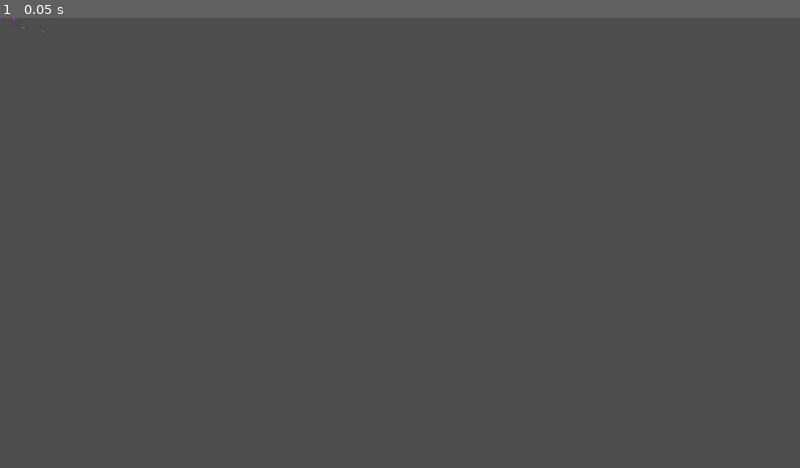
Above: before the commit, frame 1.
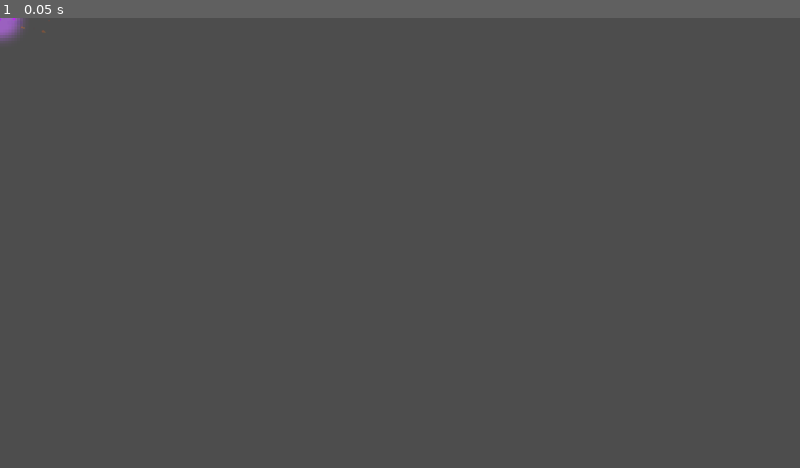
Above: after the commit, the same moment.

Repository: ramonsamagaio/Oathwake-Main
Game: Godot game, scene res://scenes/effects/AltarNativeVFXRig.tscn
Same seed, same stepped clock (60 frames per second), same inputs: the game is played once before the commit and once after it. This scene is started directly instead of the project's main scene.
Inputs:
- Up to frame 1 (0.05 s): no input

The runs differ from the first frame. In frame 1, 0.1% of the frame differs, in the area x 0-3%, y 0-6%.

Commit message:
Include editable glow in native altar VFX rig

Diff:
--- a/scenes/effects/AltarNativeVFXRig.tscn
+++ b/scenes/effects/AltarNativeVFXRig.tscn
@@ -6,8 +6,16 @@
 [ext_resource type="Texture2D" path="res://assets/effects/particles/ember_pixel.svg" id="4_ember_pixel"]
 [ext_resource type="Texture2D" path="res://assets/effects/particles/mist_pixel.svg" id="5_mist_pixel"]
 [ext_resource type="Texture2D" path="res://assets/effects/particles/firefly_pixel.svg" id="6_firefly_pixel"]
+[ext_resource type="Texture2D" path="res://assets/effects/textures/soft_glow_disc.svg" id="7_soft_glow_disc"]
+[ext_resource type="ShaderMaterial" path="res://resources/effects/materials/purple_soft_glow_material.tres" id="8_purple_soft_glow"]
 
 [node name="AltarNativeVFXRig" type="Node2D"]
+
+[node name="PurpleSoftGlow" type="Sprite2D" parent="."]
+texture = ExtResource("7_soft_glow_disc")
+material = ExtResource("8_purple_soft_glow")
+scale = Vector2(2.5, 2.5)
+z_index = 35
 
 [node name="PurpleMist" type="GPUParticles2D" parent="."]
 emitting = true
Not shown: 1 places in scenes/effects/AltarNativeVFXRig.tscn that only renumber resources
